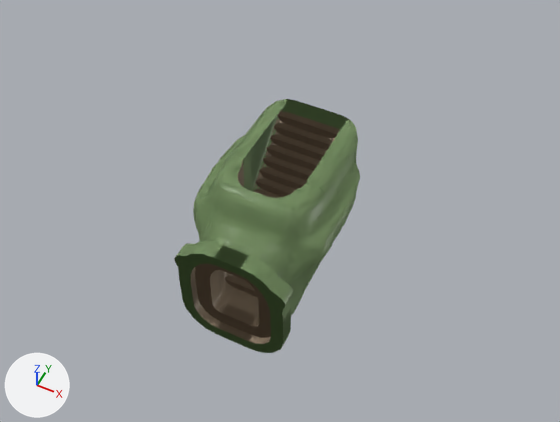
One commit to the FBX model Assets/Tunnels/TT/TT_Entry_Incline.fbx: the scene before it, then after it.
Before and after are seen from a 50 mm camera at (7.07, -14.56, 15.6) aimed at (0.08, -0.57, -1.89). Lighting does not change. The marker at lower left points along +X, +Y and +Z. The first picture is the older version. Vertices at exactly the same position are counted once.

Objects in the first picture: 'TT_Entry_Incline_LOD0'.
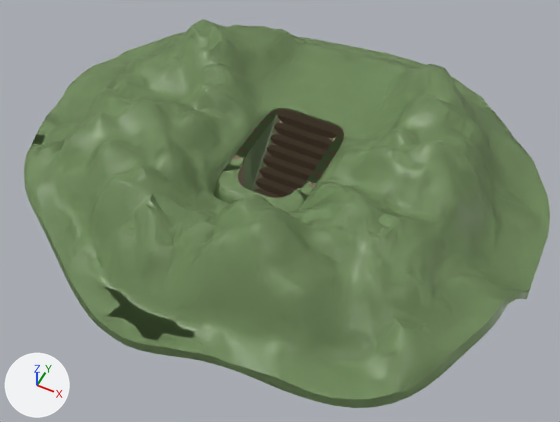
Pixel boxes (x1, y1, x2, y2) of what changed, in the pictures (560 x 422 px; the box of a moved part takes in the faces that stretch with it):
'UTM_TT_Entry_Incline', reshaped (not visible before): after (24, 19, 550, 408)
part 1 of me_tt_entry_incline_lod0, moved or reshaped (not visible afterwards): before (174, 99, 360, 314)
part 2 of me_tt_entry_incline_lod0, recoloured: before (190, 241, 274, 285)
part 3 of me_utm_tt_entry_incline, added (green): after (24, 19, 550, 408)
part 4 of me_utm_tt_entry_incline, moved or reshaped (not visible before): after (214, 109, 344, 212)

What the commit changed:
me_utm_tt_entry_incline is used by ob_utm_tt_entry_incline; location (0.0, 0.0, 0.0).
me_utm_tt_entry_incline had 5021 vertices, 10040 faces and spanned x -2.19..2.17, y -3.62..2.24, z -4.9..0.04.
me_utm_tt_entry_incline now has 10479 vertices, 20954 faces and spans x -8.35..7.54, y -7.24..7.07, z -4.9..2.28.
me_utm_tt_entry_incline part 3: a new loose piece of 5600 vertices spanning x -8.35..7.54, y -7.24..7.07, z -1.45..2.28, in mat_tt_ground (green #95b37c).
me_utm_tt_entry_incline part 4: 15 vertices moved within x -1.16..1.23, y -3.62..1.41, z -1.12..0.0; 1239 vertices removed from x -2.17..2.16, y -3.62..2.15, z -2.18..0.01; 1097 vertices added at x -2.17..2.16, y -3.62..2.09, z -2.32..0.02.
me_tt_entry_incline_lod0 is used by ob_tt_entry_incline_lod0; location (0.0, 0.0, 0.0).
me_tt_entry_incline_lod0 had 5021 vertices, 10040 faces and spanned x -2.19..2.17, y -3.62..2.24, z -4.9..0.04.
me_tt_entry_incline_lod0 now has 10479 vertices, 20954 faces and spans x -8.35..7.54, y -7.24..7.07, z -4.9..2.28.
me_tt_entry_incline_lod0 part 1: 15 vertices moved within x -1.16..1.23, y -3.62..1.41, z -1.12..0.0; 1239 vertices removed from x -2.17..2.16, y -3.62..2.15, z -2.18..0.01; 1097 vertices added at x -2.17..2.16, y -3.62..2.09, z -2.32..0.02.
me_tt_entry_incline_lod0 part 2: 32 faces spanning x -1.26..1.26, y -3.62..-3.12, z -1.79..-1.13 switch from mat_tt_ground (green #95b37c) to mat_tt_earth (beige #b5a086).
Other edits to the shape of me_tt_entry_incline_lod0 do not show in these pictures.
